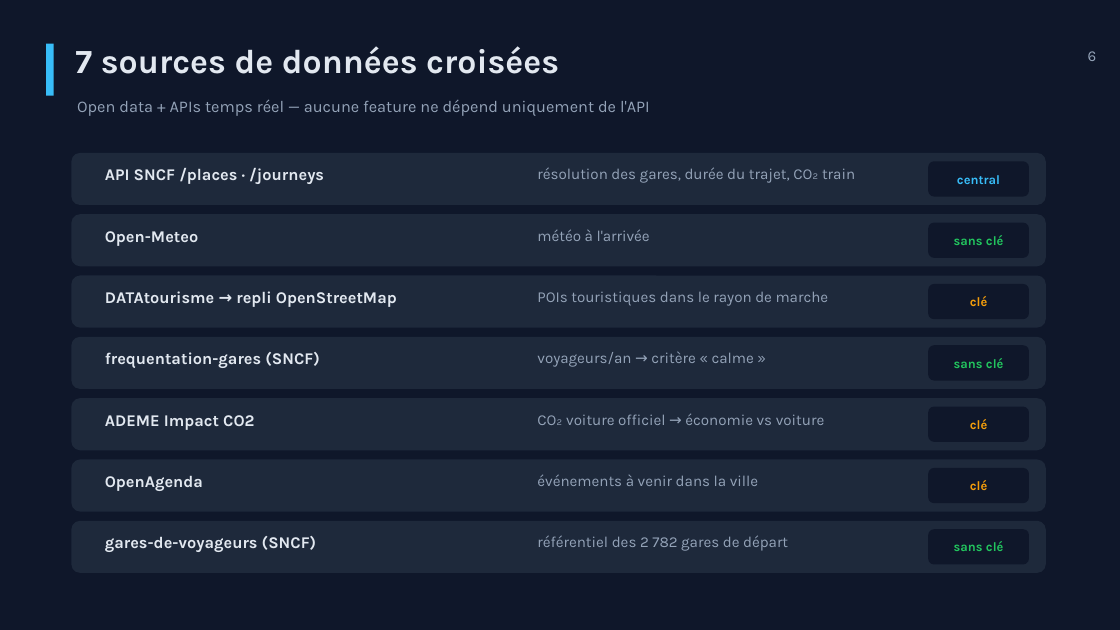
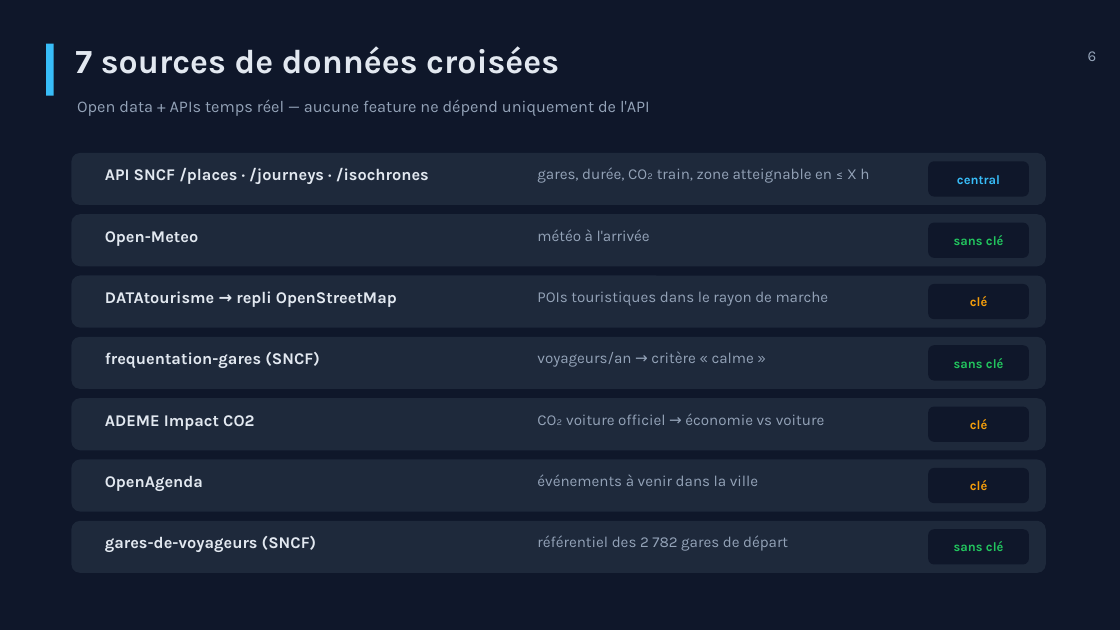
Before and after one commit to ilya32e/Tourisme-en-train, a slide deck: slide 6 of docs/presentation_escapade_v2.pptx. Drawn at 1120x630 pixels with LibreOffice and Linux fonts; fonts in the diff are those of the drawing. Boxes give left, top, right and bottom in pixels: in the first picture for what was removed or moved away, otherwise in the second. Text is boxed around its words. In the diff, an @@ line names an element or a change of style, - is before the commit and + after.

```diff
--- a/docs/presentation_escapade_v2.pptx
+++ b/docs/presentation_escapade_v2.pptx
@@ text at (105, 168, 429, 184): text changed @@
-API SNCF /places · /journeys
+API SNCF /places · /journeys · /isochrones
@@ text at (537, 167, 869, 183): text changed @@
-résolution des gares, durée du trajet, CO₂ train
+gares, durée, CO₂ train, zone atteignable en ≤ X h
```
Also in this commit, not shown: 3 other slides changed, 5 other files.
